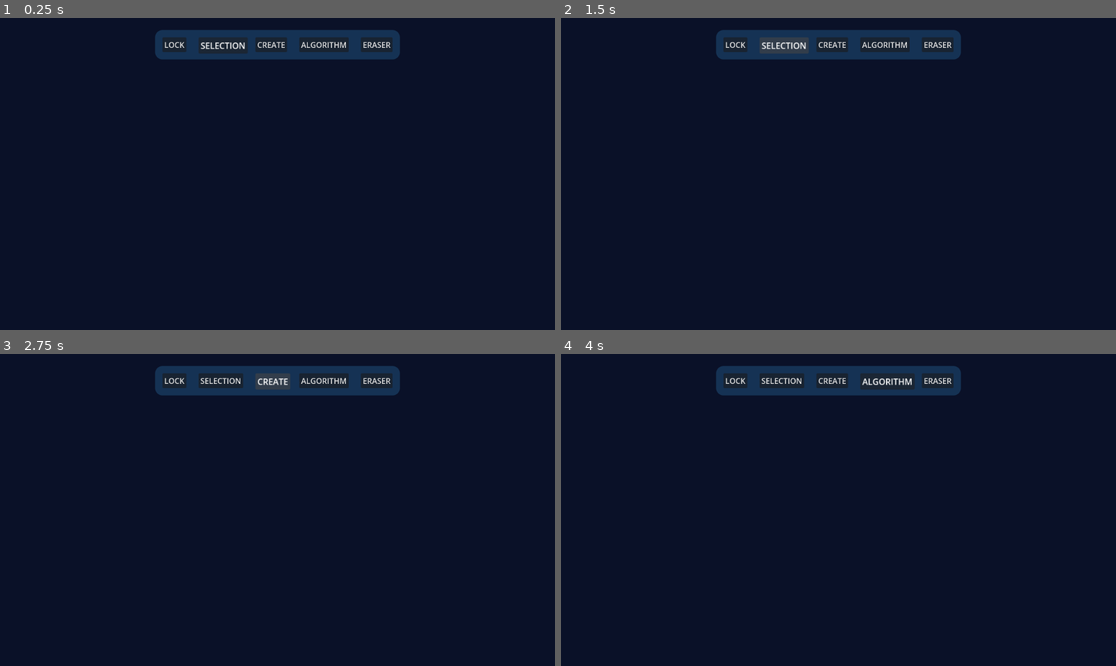
Above: before the commit, frames 1-4 (two rows, left to right).
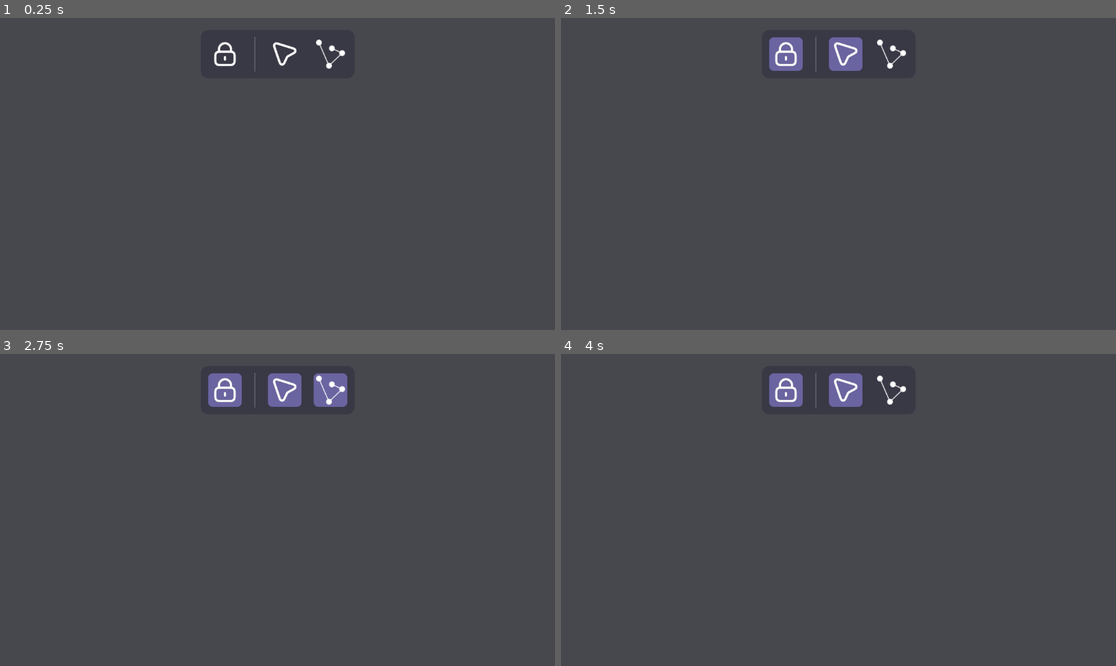
Above: after the commit, the same moments.

Repository: VerticesLTD/Graphos
Game: Godot game, scene res://main.tscn
Two runs of this game, one before a commit and one after it. Both use one fixed random seed, a clock stepped at 60 frames per second and the inputs below.
Inputs (mouse positions are in pixels of both pictures, inside the frame that each line leads up to; where the layout moved, square brackets give the same spot in the first picture):
- Up to frame 1 (0.25 s): no input
- Up to frame 2 (1.5 s): click (783, 55) [733, 46] at 0.5 s; click (844, 55) [783, 46] at 1.25 s
- Up to frame 3 (2.75 s): click (333, 391) [271, 382] at 2 s
- Up to frame 4 (4 s): click (882, 382) at 2.75 s, where only the run before the commit has a clickable "ALGORITHM"; tap Enter at 3.5 s; move the mouse to (960, 494) at 3.52 s; hold Right (ui_right) from 3.53 s (still down); hold Delete (delete) from 3.53 s (still down); click (960, 494) at 3.67 s

The runs differ from the first frame. In frame 1, 100% of the frame differs, in the area x 0-100%, y 0-100%; in frame 2, 100%; in frame 3, 100%; in frame 4, 100%.
Error after the commit: Parse Error: Constant "VERTEX_RADIUS" has the same name as a previously declared constant. (res://scripts/utils/globals.gd:50)

Commit message:
Enhance toolbar UI (#45)

Diff:
--- /dev/null
+++ b/assets/icons/create_tool_icon.svg
@@ -0,0 +1,226 @@
+<?xml version="1.0" encoding="UTF-8" standalone="no"?>
+<svg
+   width="300"
+   height="300"
+   viewBox="0 0 300 300"
+   fill="none"
+   version="1.1"
+   id="svg12"
+   sodipodi:docname="create_tool_icon.svg"
+   inkscape:version="1.4.3 (0d15f75042, 2025-12-25)"
+   xmlns:inkscape="http://www.inkscape.org/namespaces/inkscape"
+   xmlns:sodipodi="http://sodipodi.sourceforge.net/DTD/sodipodi-0.dtd"
+   xmlns="http://www.w3.org/2000/svg"
+   xmlns:svg="http://www.w3.org/2000/svg">
+  <sodipodi:namedview
+     id="namedview12"
+     pagecolor="#ffffff"
+     bordercolor="#000000"
+     borderopacity="0.25"
+     inkscape:showpageshadow="2"
+     inkscape:pageopacity="0.0"
+     inkscape:pagecheckerboard="0"
+     inkscape:deskcolor="#d1d1d1"
+     inkscape:zoom="2.7266667"
+     inkscape:cx="150"
+     inkscape:cy="150"
+     inkscape:window-width="1892"
+     inkscape:window-height="1027"
+     inkscape:window-x="1089"
+     inkscape:window-y="314"
+     inkscape:window-maximized="1"
+     inkscape:current-layer="g2" />
+  <g
+     filter="url(#filter0_d_5_13)"
+     id="g1">
+    <path
+       d="M30 30.5L134 270.5"
+       stroke="black"
+       stroke-width="9"
+       id="path1"
+       style="stroke:#ffffff;stroke-opacity:1" />
+  </g>
+  <g
+     filter="url(#filter1_d_5_13)"
+     id="g2">
+    <path
+       d="M270 139L134 270"
+       stroke="black"
+       stroke-width="9"
+       id="path2"
+       style="stroke:#ffffff;stroke-opacity:1" />
+  </g>
+  <g
+     filter="url(#filter2_d_5_13)"
+     id="g3">
+    <path
+       d="M270 139L164 90"
+       stroke="black"
+       stroke-width="9"
+       id="path3"
+       style="stroke:#ffffff;stroke-opacity:1" />
+  </g>
+  <circle
+     cx="30"
+     cy="30"
+     r="30"
+     fill="black"
+     id="circle3"
+     style="fill:#ffffff;fill-opacity:1" />
+  <circle
+     cx="134"
+     cy="270"
+     r="30"
+     fill="black"
+     id="circle4"
+     style="fill:#ffffff;fill-opacity:1" />
+  <circle
+     cx="270"
+     cy="139"
+     r="30"
+     fill="black"
+     id="circle5"
+     style="fill:#ffffff;fill-opacity:1" />
+  <circle
+     cx="164"
+     cy="90"
+     r="30"
+     fill="black"
+     id="circle6"
+     style="fill:#ffffff;fill-opacity:1" />
+  <defs
+     id="defs12">
+    <filter
+       id="filter0_d_5_13"
+       x="21.871"
+       y="28.7108"
+       width="120.258"
+       height="251.578"
+       filterUnits="userSpaceOnUse"
+       color-interpolation-filters="sRGB">
+      <feFlood
+         flood-opacity="0"
+         result="BackgroundImageFix"
+         id="feFlood6" />
+      <feColorMatrix
+         in="SourceAlpha"
+         type="matrix"
+         values="0 0 0 0 0 0 0 0 0 0 0 0 0 0 0 0 0 0 127 0"
+         result="hardAlpha"
+         id="feColorMatrix6" />
+      <feOffset
+         dy="4"
+         id="feOffset6" />
+      <feGaussianBlur
+         stdDeviation="2"
+         id="feGaussianBlur6" />
+      <feComposite
+         in2="hardAlpha"
+         operator="out"
+         id="feComposite6" />
+      <feColorMatrix
+         type="matrix"
+         values="0 0 0 0 0 0 0 0 0 0 0 0 0 0 0 0 0 0 0.25 0"
+         id="feColorMatrix7" />
+      <feBlend
+         mode="normal"
+         in2="BackgroundImageFix"
+         result="effect1_dropShadow_5_13"
+         id="feBlend7" />
+      <feBlend
+         mode="normal"
+         in="SourceGraphic"
+         in2="effect1_dropShadow_5_13"
+         result="shape"
+         id="feBlend8" />
+    </filter>
+    <filter
+       id="filter1_d_5_13"
+       x="126.878"
+       y="135.759"
+       width="150.244"
+       height="145.482"
+       filterUnits="userSpaceOnUse"
+       color-interpolation-filters="sRGB">
+      <feFlood
+         flood-opacity="0"
+         result="BackgroundImageFix"
+         id="feFlood8" />
+      <feColorMatrix
+         in="SourceAlpha"
+         type="matrix"
+         values="0 0 0 0 0 0 0 0 0 0 0 0 0 0 0 0 0 0 127 0"
+         result="hardAlpha"
+         id="feColorMatrix8" />
+      <feOffset
+         dy="4"
+         id="feOffset8" />
+      <feGaussianBlur
+         stdDeviation="2"
+         id="feGaussianBlur8" />
+      <feComposite
+         in2="hardAlpha"
+         operator="out"
+         id="feComposite8" />
+      <feColorMatrix
+         type="matrix"
+         values="0 0 0 0 0 0 0 0 0 0 0 0 0 0 0 0 0 0 0.25 0"
+         id="feColorMatrix9" />
+      <feBlend
+         mode="normal"
+         in2="BackgroundImageFix"
+         result="effect1_dropShadow_5_13"
+         id="feBlend9" />
+      <feBlend
+         mode="normal"
+         in="SourceGraphic"
+         in2="effect1_dropShadow_5_13"
+         result="shape"
+         id="feBlend10" />
+    </filter>
+    <filter
+       id="filter2_d_5_13"
+       x="158.112"
+       y="85.9153"
+       width="117.776"
+       height="65.1694"
+       filterUnits="userSpaceOnUse"
+       color-interpolation-filters="sRGB">
+      <feFlood
+         flood-opacity="0"
+         result="BackgroundImageFix"
+         id="feFlood10" />
+      <feColorMatrix
+         in="SourceAlpha"
+         type="matrix"
+         values="0 0 0 0 0 0 0 0 0 0 0 0 0 0 0 0 0 0 127 0"
+         result="hardAlpha"
+         id="feColorMatrix10" />
+      <feOffset
+         dy="4"
+         id="feOffset10" />
+      <feGaussianBlur
+         stdDeviation="2"
+         id="feGaussianBlur10" />
+      <feComposite
+         in2="hardAlpha"
+         operator="out"
+         id="feComposite10" />
+      <feColorMatrix
+         type="matrix"
+         values="0 0 0 0 0 0 0 0 0 0 0 0 0 0 0 0 0 0 0.25 0"
+         id="feColorMatrix11" />
+      <feBlend
+         mode="normal"
+         in2="BackgroundImageFix"
+         result="effect1_dropShadow_5_13"
+         id="feBlend11" />
+      <feBlend
+         mode="normal"
+         in="SourceGraphic"
+         in2="effect1_dropShadow_5_13"
+         result="shape"
+         id="feBlend12" />
+    </filter>
+  </defs>
+</svg>
--- /dev/null
+++ b/assets/icons/cursor-alt-svgrepo-com.svg
@@ -0,0 +1,45 @@
+<?xml version="1.0" encoding="UTF-8" standalone="no"?>
+<!-- Uploaded to: SVG Repo, www.svgrepo.com, Generator: SVG Repo Mixer Tools -->
+
+<svg
+   width="800px"
+   height="800px"
+   viewBox="0 0 24 24"
+   fill="none"
+   version="1.1"
+   id="svg1"
+   sodipodi:docname="cursor-alt-svgrepo-com.svg"
+   inkscape:version="1.4.3 (0d15f75042, 2025-12-25)"
+   xmlns:inkscape="http://www.inkscape.org/namespaces/inkscape"
+   xmlns:sodipodi="http://sodipodi.sourceforge.net/DTD/sodipodi-0.dtd"
+   xmlns="http://www.w3.org/2000/svg"
+   xmlns:svg="http://www.w3.org/2000/svg">
+  <defs
+     id="defs1" />
+  <sodipodi:namedview
+     id="namedview1"
+     pagecolor="#ffffff"
+     bordercolor="#000000"
+     borderopacity="0.25"
+     inkscape:showpageshadow="2"
+     inkscape:pageopacity="0.0"
+     inkscape:pagecheckerboard="0"
+     inkscape:deskcolor="#d1d1d1"
+     inkscape:zoom="0.4875"
+     inkscape:cx="400"
+     inkscape:cy="400"
+     inkscape:window-width="1892"
+     inkscape:window-height="1027"
+     inkscape:window-x="1089"
+     inkscape:window-y="314"
+     inkscape:window-maximized="1"
+     inkscape:current-layer="svg1" />
+  <path
+     d="M17.2607 12.4008C19.3774 11.2626 20.4357 10.6935 20.7035 10.0084C20.9359 9.41393 20.8705 8.74423 20.5276 8.20587C20.1324 7.58551 18.984 7.23176 16.6872 6.52425L8.00612 3.85014C6.06819 3.25318 5.09923 2.95471 4.45846 3.19669C3.90068 3.40733 3.46597 3.85584 3.27285 4.41993C3.051 5.06794 3.3796 6.02711 4.03681 7.94545L6.94793 16.4429C7.75632 18.8025 8.16052 19.9824 8.80519 20.3574C9.36428 20.6826 10.0461 20.7174 10.6354 20.4507C11.3149 20.1432 11.837 19.0106 12.8813 16.7454L13.6528 15.0719C13.819 14.7113 13.9021 14.531 14.0159 14.3736C14.1168 14.2338 14.2354 14.1078 14.3686 13.9984C14.5188 13.8752 14.6936 13.7812 15.0433 13.5932L17.2607 12.4008Z"
+     stroke="#000000"
+     stroke-width="2"
+     stroke-linecap="round"
+     stroke-linejoin="round"
+     id="path1"
+     style="stroke:#ffffff;stroke-opacity:1" />
+</svg>
--- /dev/null
+++ b/assets/icons/lock-alt-svgrepo-com.svg
@@ -0,0 +1,45 @@
+<?xml version="1.0" encoding="UTF-8" standalone="no"?>
+<!-- Uploaded to: SVG Repo, www.svgrepo.com, Generator: SVG Repo Mixer Tools -->
+
+<svg
+   width="800px"
+   height="800px"
+   viewBox="0 0 24 24"
+   fill="none"
+   version="1.1"
+   id="svg1"
+   sodipodi:docname="lock-alt-svgrepo-com.svg"
+   inkscape:version="1.4.3 (0d15f75042, 2025-12-25)"
+   xmlns:inkscape="http://www.inkscape.org/namespaces/inkscape"
+   xmlns:sodipodi="http://sodipodi.sourceforge.net/DTD/sodipodi-0.dtd"
+   xmlns="http://www.w3.org/2000/svg"
+   xmlns:svg="http://www.w3.org/2000/svg">
+  <defs
+     id="defs1" />
+  <sodipodi:namedview
+     id="namedview1"
+     pagecolor="#ffffff"
+     bordercolor="#000000"
+     borderopacity="0.25"
+     inkscape:showpageshadow="2"
+     inkscape:pageopacity="0.0"
+     inkscape:pagecheckerboard="0"
+     inkscape:deskcolor="#d1d1d1"
+     inkscape:zoom="0.4875"
+     inkscape:cx="400"
+     inkscape:cy="400"
+     inkscape:window-width="1892"
+     inkscape:window-height="1027"
+     inkscape:window-x="1089"
+     inkscape:window-y="314"
+     inkscape:window-maximized="1"
+     inkscape:current-layer="svg1" />
+  <path
+     d="M12 14.5V16.5M7 10.0288C7.47142 10 8.05259 10 8.8 10H15.2C15.9474 10 16.5286 10 17 10.0288M7 10.0288C6.41168 10.0647 5.99429 10.1455 5.63803 10.327C5.07354 10.6146 4.6146 11.0735 4.32698 11.638C4 12.2798 4 13.1198 4 14.8V16.2C4 17.8802 4 18.7202 4.32698 19.362C4.6146 19.9265 5.07354 20.3854 5.63803 20.673C6.27976 21 7.11984 21 8.8 21H15.2C16.8802 21 17.7202 21 18.362 20.673C18.9265 20.3854 19.3854 19.9265 19.673 19.362C20 18.7202 20 17.8802 20 16.2V14.8C20 13.1198 20 12.2798 19.673 11.638C19.3854 11.0735 18.9265 10.6146 18.362 10.327C18.0057 10.1455 17.5883 10.0647 17 10.0288M7 10.0288V8C7 5.23858 9.23858 3 12 3C14.7614 3 17 5.23858 17 8V10.0288"
+     stroke="#000000"
+     stroke-width="2"
+     stroke-linecap="round"
+     stroke-linejoin="round"
+     id="path1"
+     style="stroke:#ffffff;stroke-opacity:1" />
+</svg>
--- a/controllers/graph_controller.gd
+++ b/controllers/graph_controller.gd
@@ -46,6 +46,16 @@
 
 	# 2. LEFT_CLICKS & LEFT_RELEASES
 	if event is InputEventMouseButton and event.button_index == MOUSE_BUTTON_LEFT:
+		if event.is_pressed():
+			_handle_left_click(event.global_position)
+		else:
+			_handle_left_release()
+
+	# MacOs ctrl+left_click is right click. Needs to be handled.
+	if event is InputEventMouseButton and \
+	event.button_index == MOUSE_BUTTON_RIGHT and \
+	event.ctrl_pressed and \
+	OS.get_name() == "macOS":
 		if event.is_pressed():
 			_handle_left_click(event.global_position)
 		else:
--- a/main.tscn
+++ b/main.tscn
@@ -1,20 +1,9 @@
-[gd_scene load_steps=6 format=3 uid="uid://yxcr5kwlindq"]
+[gd_scene load_steps=5 format=3 uid="uid://yxcr5kwlindq"]
 
 [ext_resource type="Script" uid="uid://c2yhxp7188k8k" path="res://graphs/undirected_graph/undirected_graph.gd" id="1_0xm2m"]
 [ext_resource type="Script" uid="uid://bi4h7vrxw31jb" path="res://controllers/graph_controller.gd" id="2_0xm2m"]
 [ext_resource type="Script" uid="uid://4boow4h1ajkt" path="res://ui/global/global_UI.gd" id="3_1bvp3"]
-[ext_resource type="Script" uid="uid://css85v57pq6ys" path="res://ui/global/button_highlights.gd" id="4_1bvp3"]
-
-[sub_resource type="StyleBoxFlat" id="StyleBoxFlat_1bvp3"]
-bg_color = Color(0.24241143, 0.64497656, 0.9332706, 0.22352941)
-corner_radius_top_left = 15
-corner_radius_top_right = 15
-corner_radius_bottom_right = 15
-corner_radius_bottom_left = 15
-expand_margin_left = 15.0
-expand_margin_top = 15.0
-expand_margin_right = 15.0
-expand_margin_bottom = 15.0
+[ext_resource type="PackedScene" uid="uid://b78ey3notmd7g" path="res://ui/global/tool_bar.tscn" id="4_1bvp3"]
 
 [node name="Main" type="Node2D"]
 script = ExtResource("1_0xm2m")
@@ -29,7 +18,7 @@
 grow_horizontal = 2
 grow_vertical = 2
 mouse_filter = 1
-color = Color(0.039215688, 0.06666667, 0.15686275, 1)
+color = Color(0.120550476, 0.1708557, 0.33700082, 0.12941177)
 
 [node name="UndirectedGraph" type="Node2D" parent="."]
 script = ExtResource("1_0xm2m")
@@ -42,52 +31,4 @@
 [node name="CanvasLayer" type="CanvasLayer" parent="."]
 script = ExtResource("3_1bvp3")
 
-[node name="MarginContainer" type="MarginContainer" parent="CanvasLayer"]
-anchors_preset = 5
-anchor_left = 0.5
-anchor_right = 0.5
-offset_left = -28.0
-offset_right = 28.0
-offset_bottom = 40.0
-grow_horizontal = 2
-theme_override_constants/margin_top = 40
-
-[node name="PanelContainer" type="PanelContainer" parent="CanvasLayer/MarginContainer"]
-layout_mode = 2
-theme_override_styles/panel = SubResource("StyleBoxFlat_1bvp3")
-
-[node name="HBoxContainer" type="HBoxContainer" parent="CanvasLayer/MarginContainer/PanelContainer"]
-layout_mode = 2
-theme_override_constants/separation = 25
-script = ExtResource("4_1bvp3")
-
-[node name="LockTool" type="Button" parent="CanvasLayer/MarginContainer/PanelContainer/HBoxContainer"]
-layout_mode = 2
-focus_mode = 0
-text = "LOCK"
-
-[node name="Selection" type="Button" parent="CanvasLayer/MarginContainer/PanelContainer/HBoxContainer"]
-layout_mode = 2
-focus_mode = 0
-text = "SELECTION"
-
-[node name="Create" type="Button" parent="CanvasLayer/MarginContainer/PanelContainer/HBoxContainer"]
-layout_mode = 2
-focus_mode = 0
-text = "CREATE"
-
-[node name="Algorithm" type="Button" parent="CanvasLayer/MarginContainer/PanelContainer/HBoxContainer"]
-layout_mode = 2
-focus_mode = 0
-text = "ALGORITHM"
-
-[node name="Eraser" type="Button" parent="CanvasLayer/MarginContainer/PanelContainer/HBoxContainer"]
-layout_mode = 2
-focus_mode = 0
-text = "ERASER"
-
-[connection signal="pressed" from="CanvasLayer/MarginContainer/PanelContainer/HBoxContainer/LockTool" to="CanvasLayer" method="_on_lock_tool_pressed"]
-[connection signal="pressed" from="CanvasLayer/MarginContainer/PanelContainer/HBoxContainer/Selection" to="CanvasLayer" method="_on_drag_pressed"]
-[connection signal="pressed" from="CanvasLayer/MarginContainer/PanelContainer/HBoxContainer/Create" to="CanvasLayer" method="_on_vertex_pressed"]
-[connection signal="pressed" from="CanvasLayer/MarginContainer/PanelContainer/HBoxContainer/Algorithm" to="CanvasLayer" method="_on_algorithm_pressed"]
-[connection signal="pressed" from="CanvasLayer/MarginContainer/PanelContainer/HBoxContainer/Eraser" to="CanvasLayer" method="_on_eraser_pressed"]
+[node name="ToolBar" parent="CanvasLayer" instance=ExtResource("4_1bvp3")]
--- a/project.godot
+++ b/project.godot
@@ -19,6 +19,12 @@
 
 Globals="*res://scripts/utils/globals.gd"
 CommandManager="*res://scripts/managers/command_manager.gd"
+
+[file_customization]
+
+folder_colors={
+"res://assets/": "orange"
+}
 
 [input]
 
--- a/scripts/utils/globals.gd
+++ b/scripts/utils/globals.gd
@@ -30,8 +30,21 @@
 # ------------
 const BUTTON_REGULAR_MODULATE = Color(1, 1, 1)
 const BUTTON_REGULAR_SCALE = Vector2(1,1)
-const BUTTON_HIGHLIGHT_MODULATE = Color(1.2, 1.2, 1.2)
-const BUTTON_HIGHLIGHT_SCALE = Vector2(1.1,1.1)
+const BUTTON_HIGHLIGHT_MODULATE = Color("66b2ff")
+const BUTTON_HIGHLIGHT_SCALE = Vector2(1.2,1.2)
+
+# Vertices
+const VERTEX_RADIUS = 20.0
+const VERTEX_COLOR = Color("1282A2")
+
+# Edges
+const EDGE_COLOR = Color("FEFCFB")
+const EDGE_WIDTH = 5.0
+
+# Selection rectangle
+const SELECTION_BORDER_WIDTH: float = 2.0
+const SELECTION_BORDER_COLOR: Color = Color("4da1a9")
+const SELECTION_FILL_COLOR: Color = Color8(77, 161, 169,30)
 
 # Vertices
 const VERTEX_RADIUS = 20.0
--- a/ui/global/button_highlights.gd
+++ b/ui/global/button_highlights.gd
@@ -1,13 +1,24 @@
 extends HBoxContainer
 
 @onready var lock_tool: Button = $LockTool
-@onready var create: Button = $Create
-@onready var algorithm: Button = $Algorithm
-@onready var eraser: Button = $Eraser
+@onready var create: Button  = $Create
 @onready var selection: Button = $Selection
+
+@onready var _buttons_by_state: Dictionary = {
+	Globals.State.CREATE: create,
+	Globals.State.SELECTION: selection,
+}
 
 # Keep track of the last state so we only animate when it changes
 var _last_state = null
+
+func _ready() -> void:
+	for btn in _buttons_by_state.values():
+		_setup_button_pivot(btn)
+
+func _setup_button_pivot(btn:Button) -> void:
+	btn.pivot_offset = btn.size / 2.0
+	btn.resized.connect(func() -> void: btn.pivot_offset = btn.size / 2.0)
 
 func _process(_delta: float) -> void:
 	# Check if the state has changed since the last frame
@@ -19,25 +30,19 @@
 	var tween = create_tween().set_parallel(true) # Run all animations at once
 	tween.set_trans(Tween.TRANS_CUBIC).set_ease(Tween.EASE_OUT) # Smooth "pop" effect
 
-	var state_to_button = {
-		Globals.State.CREATE: create,
-		Globals.State.SELECTION: selection,
-		Globals.State.ALG: algorithm,
-		Globals.State.ERASER: eraser
-	}
+	var active_button = _buttons_by_state.get(current_state)
 
-	var active_button = state_to_button.get(current_state)
+	for btn:Button in _buttons_by_state.values():
+		var is_active: bool = (btn == active_button)
 
-	for btn in state_to_button.values():
-		var target_modulate
-		var target_scale
+		# Use self_modulate to tint the texture without affecting children (if any)
+		# Or stick to modulate if you want the whole control tinted
+		var target_modulate: Color = Globals.BUTTON_HIGHLIGHT_MODULATE if is_active else Globals.BUTTON_REGULAR_MODULATE
+		var target_scale: Vector2 = Globals.BUTTON_HIGHLIGHT_SCALE if is_active else Globals.BUTTON_REGULAR_SCALE
+		if is_active:
+			btn.set_pressed_no_signal(true)
+		else:
+			btn.set_pressed_no_signal(false)
 
-		if btn == active_button:
-			target_modulate = Globals.BUTTON_HIGHLIGHT_MODULATE
-			target_scale = Globals.BUTTON_HIGHLIGHT_SCALE
-		else:
-			target_modulate = Globals.BUTTON_REGULAR_MODULATE
-			target_scale = Globals.BUTTON_REGULAR_SCALE
-
-		tween.tween_property(btn, "modulate", target_modulate, 0.2)
+		tween.tween_property(btn.get_child(-1,true), "modulate", target_modulate, 0.2)
 		tween.tween_property(btn, "scale", target_scale, 0.2)
--- /dev/null
+++ b/ui/global/tool_bar.gd
@@ -0,0 +1,25 @@
+extends MarginContainer
+
+
+## Should let the user stay in the tool it's currently using
+func _on_lock_tool_pressed() -> void:
+	pass # Replace with function body.
+
+
+func _on_selection_pressed() -> void:
+	Globals.current_state = Globals.State.SELECTION
+
+
+func _on_create_pressed() -> void:
+	Globals.current_state = Globals.State.CREATE
+
+
+# THESE BUTTONS DO NOT EXIST
+# When the app has meaning for these states, they should be added.
+
+func _on_algorithm_pressed() -> void:
+	Globals.current_state = Globals.State.ALG
+
+
+func _on_eraser_pressed() -> void:
+	Globals.current_state = Globals.State.ERASER
--- /dev/null
+++ b/ui/global/tool_bar.tscn
@@ -0,0 +1,137 @@
+[gd_scene load_steps=10 format=3 uid="uid://b78ey3notmd7g"]
+
+[ext_resource type="Script" uid="uid://dcl6ckcas6der" path="res://ui/global/tool_bar.gd" id="1_gdu6t"]
+[ext_resource type="Script" uid="uid://css85v57pq6ys" path="res://ui/global/button_highlights.gd" id="1_uiivm"]
+[ext_resource type="StyleBox" uid="uid://bdiessvqitwl2" path="res://ui/styles/toolbar/tool_bar_background.tres" id="2_u1pd4"]
+[ext_resource type="Texture2D" uid="uid://dnyrl4sa00ffg" path="res://assets/icons/lock-alt-svgrepo-com.svg" id="3_l8ge4"]
+[ext_resource type="StyleBox" uid="uid://npixnrumei6q" path="res://ui/styles/toolbar/button_normal.tres" id="3_lpcgc"]
+[ext_resource type="StyleBox" uid="uid://edc2pra87k3x" path="res://ui/styles/toolbar/button_hover.tres" id="4_u1pd4"]
+[ext_resource type="Texture2D" uid="uid://v5eliv4lx04j" path="res://assets/icons/cursor-alt-svgrepo-com.svg" id="4_vgevf"]
+[ext_resource type="Texture2D" uid="uid://cmgktymkkl21e" path="res://assets/icons/create_tool_icon.svg" id="5_2j54p"]
+
+[sub_resource type="StyleBoxLine" id="StyleBoxLine_lpcgc"]
+color = Color(0.5058824, 0.5058824, 0.5058824, 0.5411765)
+thickness = 2
+vertical = true
+
+[node name="ToolBar" type="MarginContainer"]
+anchors_preset = 5
+anchor_left = 0.5
+anchor_right = 0.5
+offset_left = -28.0
+offset_right = 28.0
+offset_bottom = 40.0
+grow_horizontal = 2
+theme_override_constants/margin_top = 40
+script = ExtResource("1_gdu6t")
+
+[node name="PanelContainer" type="PanelContainer" parent="."]
+layout_mode = 2
+theme_override_styles/panel = ExtResource("2_u1pd4")
+
+[node name="HBoxContainer" type="HBoxContainer" parent="PanelContainer"]
+layout_mode = 2
+theme_override_constants/separation = 25
+script = ExtResource("1_uiivm")
+
+[node name="LockTool" type="Button" parent="PanelContainer/HBoxContainer"]
+texture_filter = 4
+custom_minimum_size = Vector2(70, 70)
+layout_mode = 2
+focus_mode = 0
+theme_override_styles/normal = ExtResource("3_lpcgc")
+theme_override_styles/pressed = ExtResource("4_u1pd4")
+theme_override_styles/hover = ExtResource("4_u1pd4")
+theme_override_styles/focus = ExtResource("4_u1pd4")
+toggle_mode = true
+
+[node name="MarginContainer" type="MarginContainer" parent="PanelContainer/HBoxContainer/LockTool"]
+layout_mode = 1
+anchors_preset = 15
+anchor_right = 1.0
+anchor_bottom = 1.0
+grow_horizontal = 2
+grow_vertical = 2
+mouse_filter = 2
+theme_override_constants/margin_left = 5
+theme_override_constants/margin_top = 5
+theme_override_constants/margin_right = 5
+theme_override_constants/margin_bottom = 5
+
+[node name="Icon" type="TextureRect" parent="PanelContainer/HBoxContainer/LockTool/MarginContainer"]
+layout_mode = 2
+mouse_filter = 2
+texture = ExtResource("3_l8ge4")
+expand_mode = 1
+stretch_mode = 5
+
+[node name="VSeparator" type="VSeparator" parent="PanelContainer/HBoxContainer"]
+layout_mode = 2
+theme_override_styles/separator = SubResource("StyleBoxLine_lpcgc")
+
+[node name="Selection" type="Button" parent="PanelContainer/HBoxContainer"]
+texture_filter = 4
+custom_minimum_size = Vector2(70, 70)
+layout_mode = 2
+focus_mode = 0
+theme_override_styles/normal = ExtResource("3_lpcgc")
+theme_override_styles/pressed = ExtResource("4_u1pd4")
+theme_override_styles/hover = ExtResource("4_u1pd4")
+theme_override_styles/focus = ExtResource("4_u1pd4")
+toggle_mode = true
+
+[node name="MarginContainer" type="MarginContainer" parent="PanelContainer/HBoxContainer/Selection"]
+layout_mode = 1
+anchors_preset = 15
+anchor_right = 1.0
+anchor_bottom = 1.0
+grow_horizontal = 2
+grow_vertical = 2
+mouse_filter = 2
+theme_override_constants/margin_left = 5
+theme_override_constants/margin_top = 5
+theme_override_constants/margin_right = 5
+theme_override_constants/margin_bottom = 5
+
+[node name="Icon" type="TextureRect" parent="PanelContainer/HBoxContainer/Selection/MarginContainer"]
+layout_mode = 2
+mouse_filter = 2
+texture = ExtResource("4_vgevf")
+expand_mode = 1
+stretch_mode = 5
+
+[node name="Create" type="Button" parent="PanelContainer/HBoxContainer"]
+texture_filter = 4
+custom_minimum_size = Vector2(70, 70)
+layout_mode = 2
+focus_mode = 0
+theme_override_styles/normal = ExtResource("3_lpcgc")
+theme_override_styles/pressed = ExtResource("4_u1pd4")
+theme_override_styles/hover = ExtResource("4_u1pd4")
+theme_override_styles/focus = ExtResource("4_u1pd4")
+toggle_mode = true
+
+[node name="MarginContainer" type="MarginContainer" parent="PanelContainer/HBoxContainer/Create"]
+layout_mode = 1
+anchors_preset = 15
+anchor_right = 1.0
+anchor_bottom = 1.0
+grow_horizontal = 2
+grow_vertical = 2
+mouse_filter = 2
+theme_override_constants/margin_left = 5
+theme_override_constants/margin_top = 5
+theme_override_constants/margin_right = 5
+theme_override_constants/margin_bottom = 5
+
+[node name="Icon" type="TextureRect" parent="PanelContainer/HBoxContainer/Create/MarginContainer"]
+layout_mode = 2
+mouse_filter = 2
+texture = ExtResource("5_2j54p")
+expand_mode = 1
+stretch_mode = 5
+metadata/_edit_use_anchors_ = true
+
+[connection signal="pressed" from="PanelContainer/HBoxContainer/LockTool" to="." method="_on_lock_tool_pressed"]
+[connection signal="pressed" from="PanelContainer/HBoxContainer/Selection" to="." method="_on_selection_pressed"]
+[connection signal="pressed" from="PanelContainer/HBoxContainer/Create" to="." method="_on_create_pressed"]
--- /dev/null
+++ b/ui/styles/toolbar/button_hover.tres
@@ -0,0 +1,8 @@
+[gd_resource type="StyleBoxFlat" format=3 uid="uid://edc2pra87k3x"]
+
+[resource]
+bg_color = Color(0.5803922, 0.5372549, 0.93333334, 0.5411765)
+corner_radius_top_left = 10
+corner_radius_top_right = 10
+corner_radius_bottom_right = 10
+corner_radius_bottom_left = 10
--- /dev/null
+++ b/ui/styles/toolbar/button_normal.tres
@@ -0,0 +1,4 @@
+[gd_resource type="StyleBoxFlat" format=3 uid="uid://npixnrumei6q"]
+
+[resource]
+bg_color = Color(0.7372549, 0.5058824, 0.74509805, 0)
--- /dev/null
+++ b/ui/styles/toolbar/tool_bar_background.tres
@@ -0,0 +1,12 @@
+[gd_resource type="StyleBoxFlat" format=3 uid="uid://bdiessvqitwl2"]
+
+[resource]
+bg_color = Color(0.046789773, 4.7011712e-05, 0.15863281, 0.22352941)
+corner_radius_top_left = 15
+corner_radius_top_right = 15
+corner_radius_bottom_right = 15
+corner_radius_bottom_left = 15
+expand_margin_left = 15.0
+expand_margin_top = 15.0
+expand_margin_right = 15.0
+expand_margin_bottom = 15.0
Not shown, added: assets/icons/create_tool_icon.svg.import
Not shown, added: assets/icons/cursor-alt-svgrepo-com.svg.import
Not shown, added: assets/icons/lock-alt-svgrepo-com.svg.import
Not shown, added: ui/global/tool_bar.gd.uid
